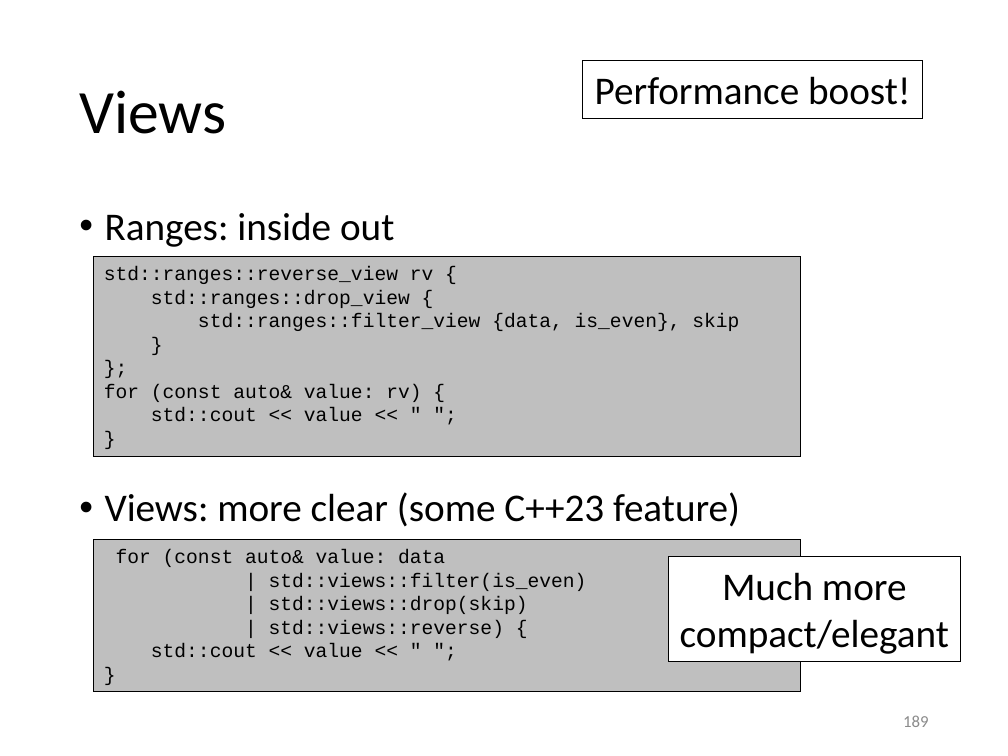
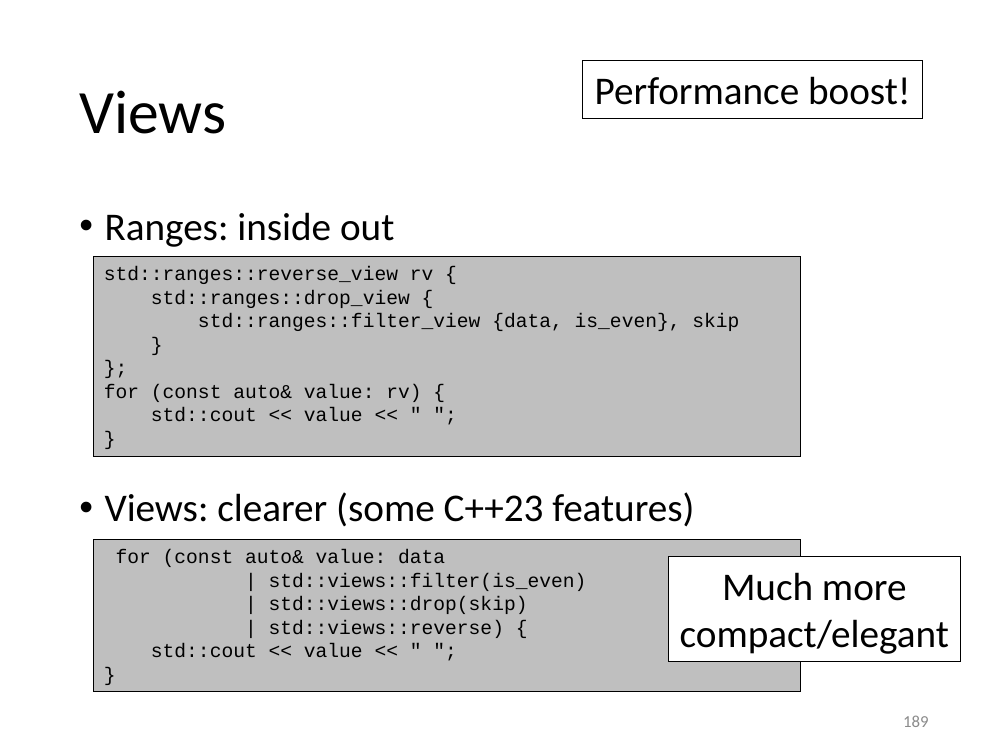
Before and after one commit to gjbex/Scientific-C-plus-plus, a slide deck: slide 189 of scientific_cpp.pptx. Drawn at 1008x756 pixels with LibreOffice and Linux fonts; fonts in the diff are those of the drawing. Boxes give left, top, right and bottom in pixels: in the first picture for what was removed or moved away, otherwise in the second. Text is boxed around its words. In the diff, an @@ line names an element or a change of style, - is before the commit and + after.

```diff
--- a/scientific_cpp.pptx
+++ b/scientific_cpp.pptx
@@ text at <box>105,492,694,527</box>: text changed @@
-• Views: more clear (some C++23 feature)
+• Views: clearer (some C++23 features)
```
Also in this commit, not shown: 7 other slides changed, 1 slide added.
